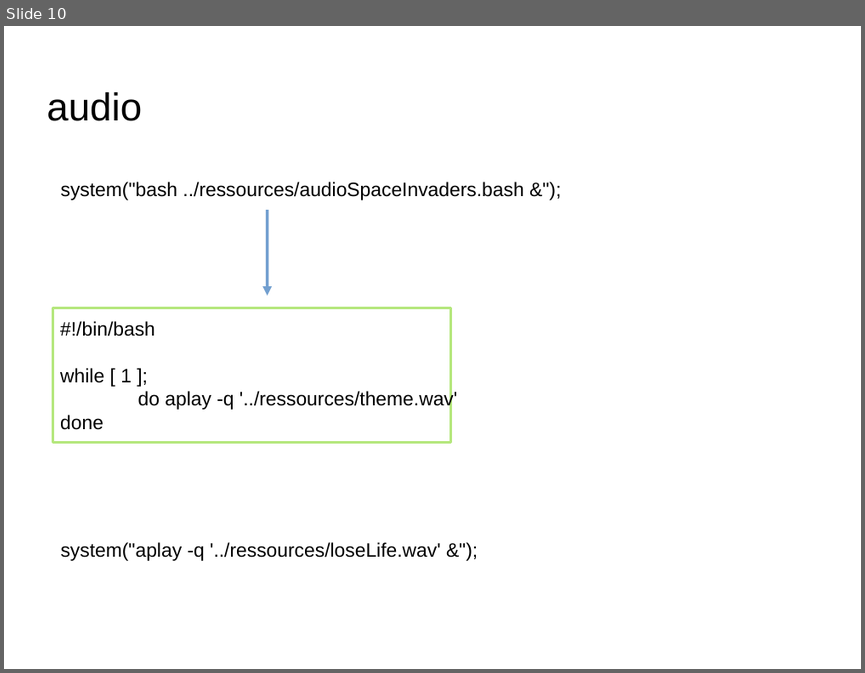
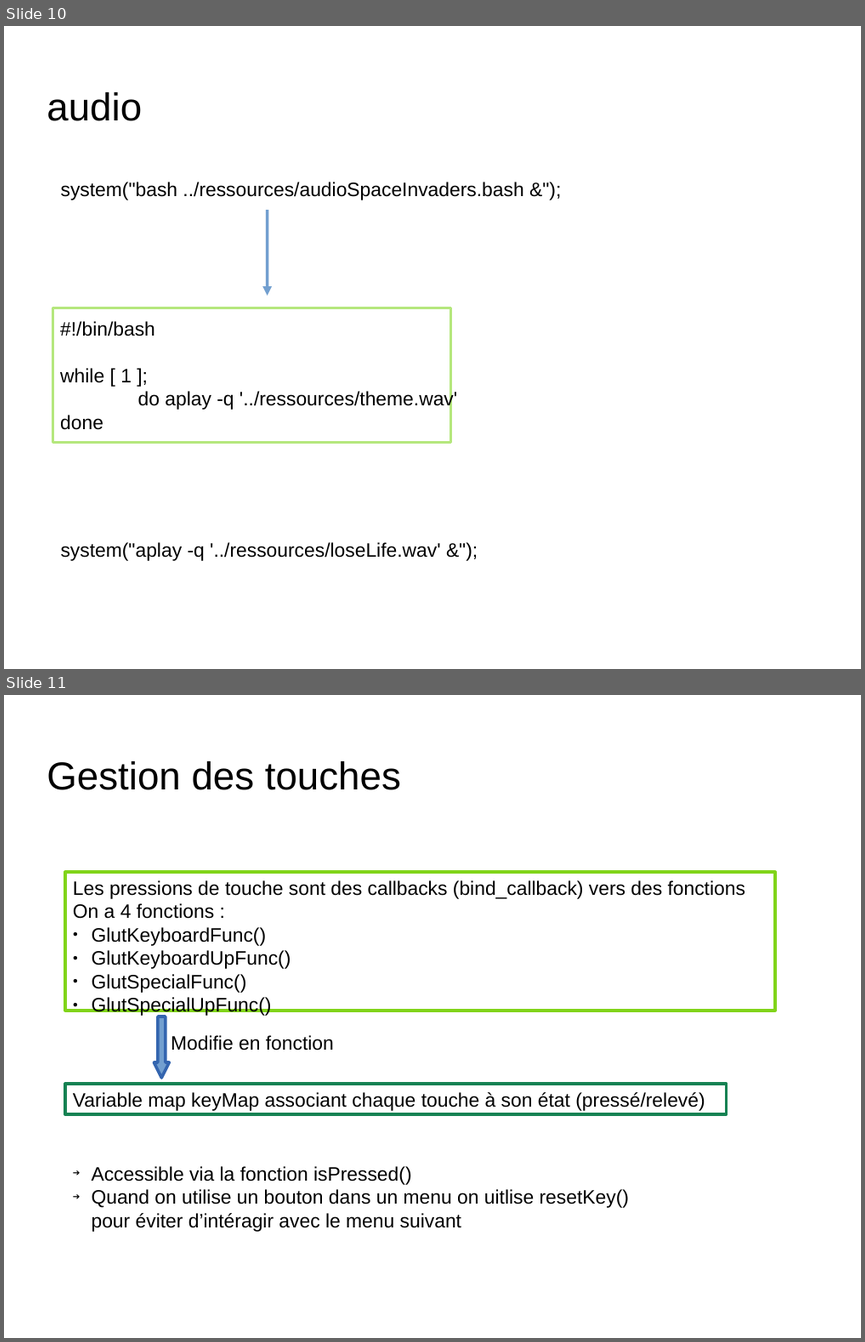
Before and after one commit to nponsard/G2_G4_Bennacer_Lesbros_MathieuDrif_Ponsard_Tritz, a slide deck: docs/Presentation.odp. Shown one above the other, each under a label of ours: slide 10 before the commit, slides 10 and 11 after it. The pictures are 865x673 and 865x1342 pixels, drawn with LibreOffice and Linux fonts; fonts in the diff are those of the drawing; background and template pictures are left out. Boxes give left, top, right and bottom in pixels: in the first picture for what was removed or moved away, otherwise in the second. Text is boxed around its words. In the diff, an @@ line names an element or a change of style, - is before the commit and + after.

Commit message:
modification de la présentation

```diff
--- a/docs/Presentation.odp
+++ b/docs/Presentation.odp
@@ slide 11 added at (x1=4, y1=695, x2=861, y2=1338), background picture (left out) @@
@@ title added at (x1=46, y1=761, x2=401, y2=790), 36 pt, text #000000 @@
+Gestion des touches
@@ rectangle added at (x1=65, y1=873, x2=775, y2=1010), outline #81D41A 2.83 pt, 18 pt, text #000000 @@
+Les pressions de touche sont des callbacks (bind_callback) vers des fonctions
+On a 4 fonctions :
+● GlutKeyboardFunc()
+● GlutKeyboardUpFunc()
+● GlutSpecialFunc()
+● GlutSpecialUpFunc()
@@ left arrow added at (x1=154, y1=1016, x2=169, y2=1077), fill #729FCF, outline #3465AF 2.83 pt @@
@@ text added at (x1=171, y1=1035, x2=334, y2=1050), 18 pt, text #000000 @@
+Modifie en fonction
@@ rectangle added at (x1=65, y1=1083, x2=726, y2=1114), outline #168253 2.83 pt, 18 pt, text #000000 @@
+Variable map keyMap associant chaque touche à son état (pressé/relevé)
@@ text added at (x1=92, y1=1166, x2=629, y2=1231), 18 pt, text #000000 @@
+➔ Accessible via la fonction isPressed()
+➔ Quand on utilise un bouton dans un menu on uitlise resetKey() pour éviter d’intéragir avec le menu suivant
```
